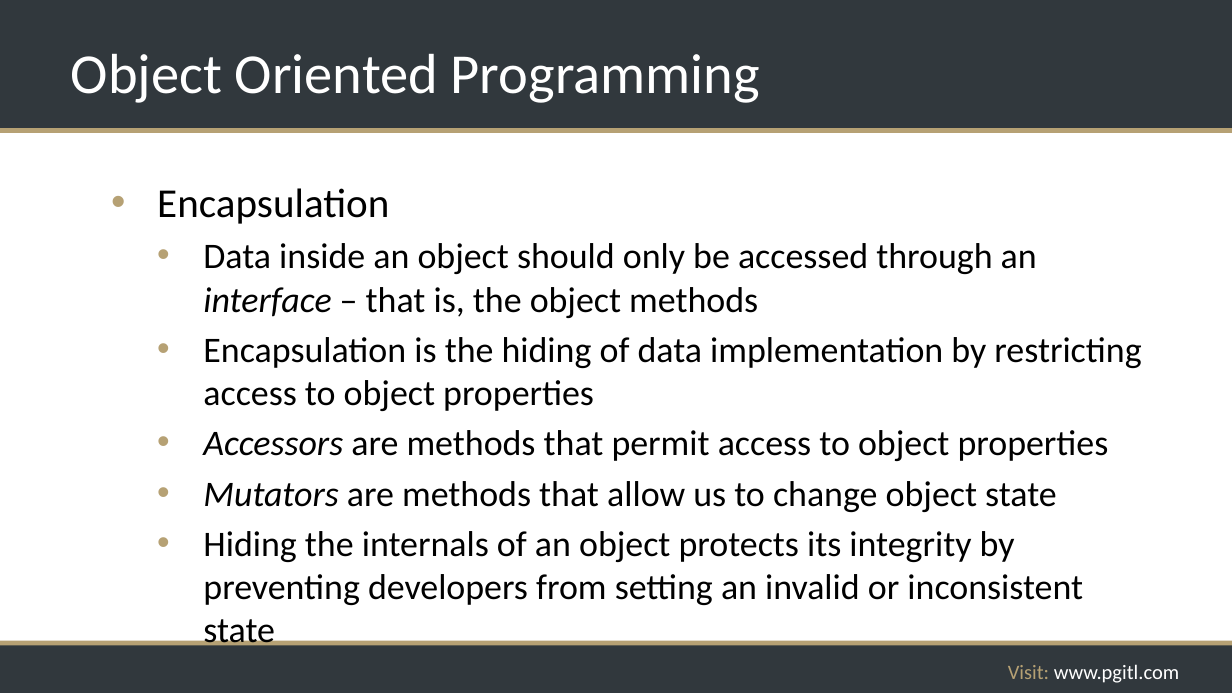
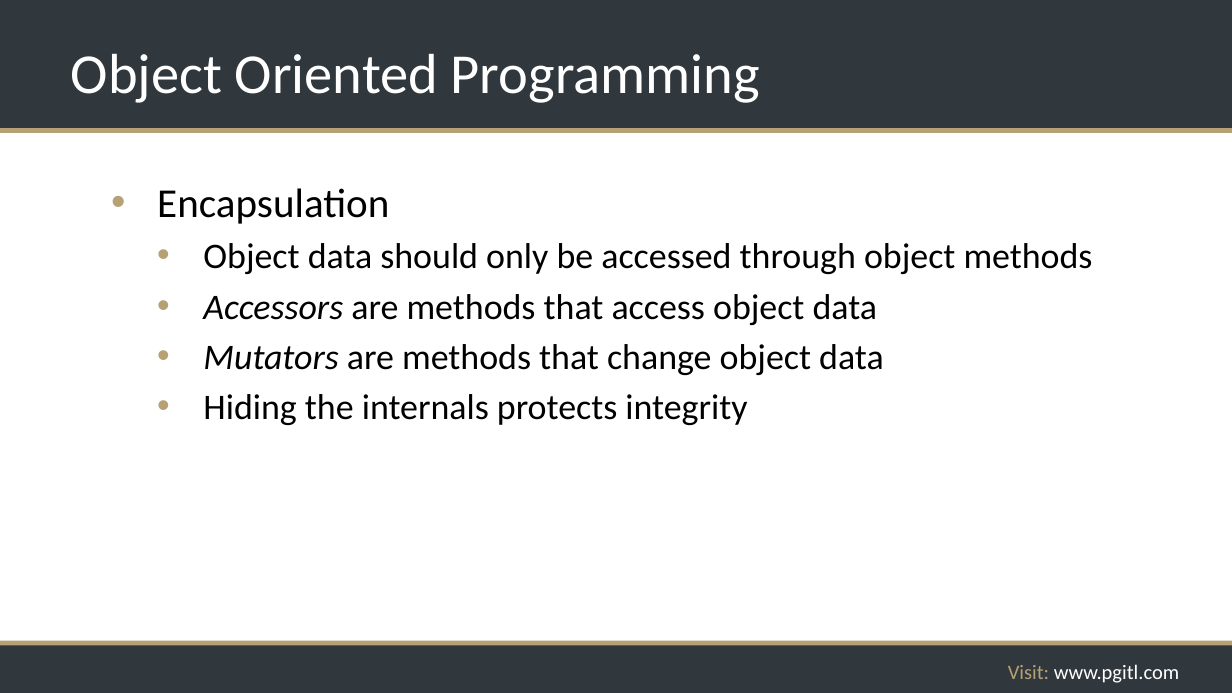
Before and after one commit to rikkouri/project-a, a slide deck: slide 230 of Programming Foundations.pptx (slide 216 before the commit). Drawn at 1232x693 pixels with LibreOffice and Linux fonts; fonts in the diff are those of the drawing; background and template pictures are left out. Boxes give left, top, right and bottom in pixels: in the first picture for what was removed or moved away, otherwise in the second. Text is boxed around its words. In the diff, an @@ line names an element or a change of style, - is before the commit and + after.

```diff
--- a/Programming Foundations.pptx
+++ b/Programming Foundations.pptx
@@ text at bbox=[203, 243, 1093, 425]: text changed @@
-  • Data inside an object should only be accessed through an interface – that is, the object methods
-  • Encapsulation is the hiding of data implementation by restricting access to object properties
-  • Accessors are methods that permit access to object properties
-  • Mutators are methods that allow us to change object state
-  • Hiding the internals of an object protects its integrity by preventing developers from setting an invalid or inconsistent state
+  • Object data should only be accessed through object methods
+  • Accessors are methods that access object data
+  • Mutators are methods that change object data
+  • Hiding the internals protects integrity
```
Also in this commit, not shown: 15 other slides changed, 15 slides added, 1 slide removed.
